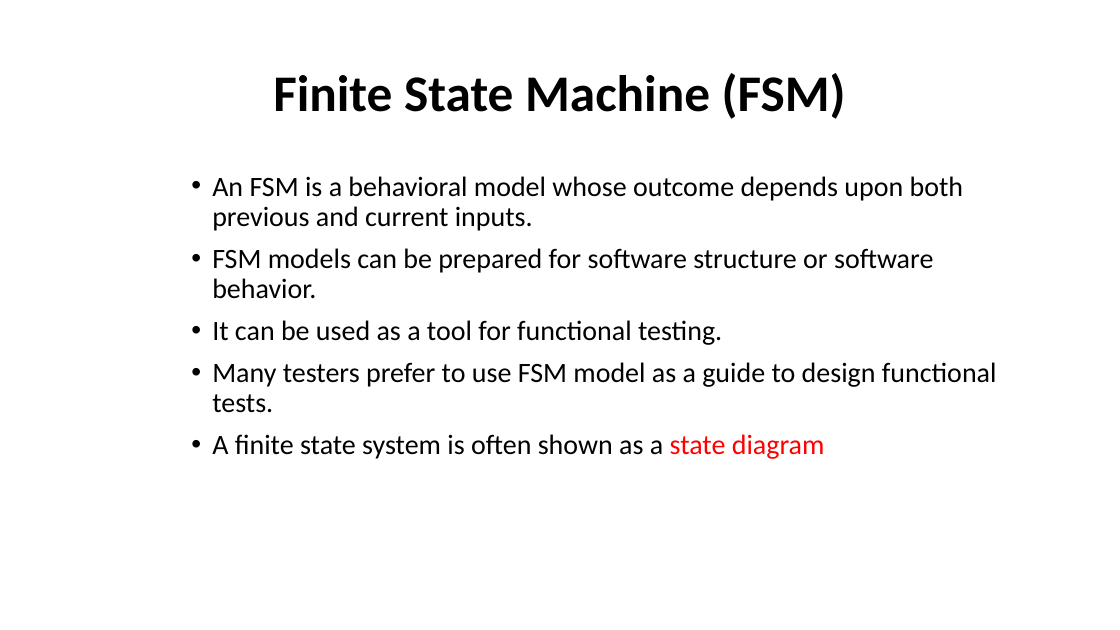
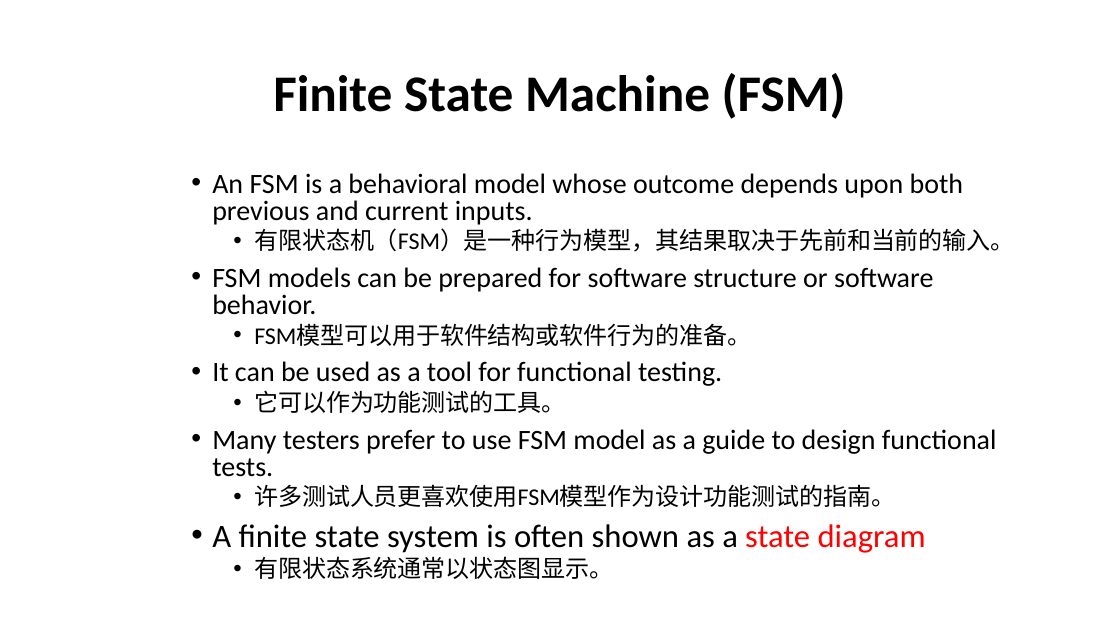
Before and after one commit to nashurgessa/Software-Testing-batch-2022-23, a slide deck: slide 2 of slides/L11 State_transition.pptx (slide 3 before the commit). Drawn at 1120x630 pixels with LibreOffice and Linux fonts; fonts in the diff are those of the drawing. Boxes give left, top, right and bottom in pixels: in the first picture for what was removed or moved away, otherwise in the second. Text is boxed around its words. In the diff, an @@ line names an element or a change of style, - is before the commit and + after.

```diff
--- a/slides/L11 State_transition.pptx
+++ b/slides/L11 State_transition.pptx
@@ text at (212,173,997,553): size 24 to 28 pt in "A finite state system is often shown ..."; line spacing 0.9 to 0.8 @@
@@ text at (254,228,1014,252): paragraph added @@
+  • 有限状态机（FSM）是一种行为模型，其结果取决于先前和当前的输入。
@@ text at (254,323,751,346): paragraph added @@
+  • FSM模型可以用于软件结构或软件行为的准备。
@@ text at (254,390,565,413): paragraph added @@
+  • 它可以作为功能测试的工具。
@@ text at (254,484,895,507): paragraph added @@
+  • 许多测试人员更喜欢使用FSM模型作为设计功能测试的指南。
@@ text at (254,556,613,579): paragraph added @@
+  • 有限状态系统通常以状态图显示。
```
Also in this commit, not shown: 6 other slides changed, 3 slides added, 13 other files.
